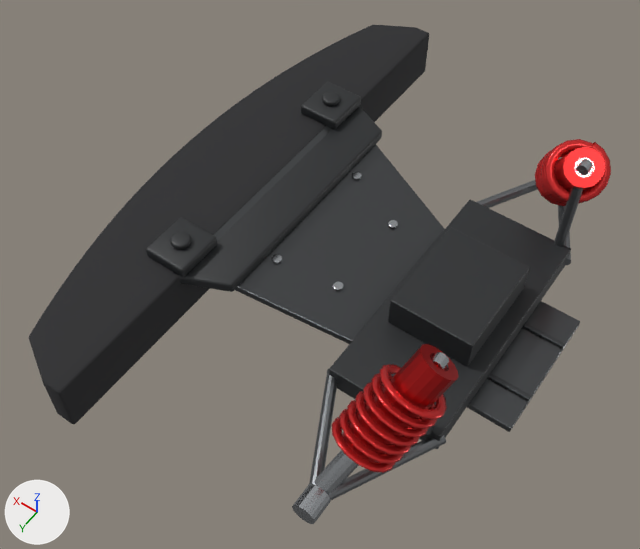
Renders of the Blender file blender/roboracer_front_axle.blend from each side of a commit.
The view is the same before and after, from a 50 mm camera at (-0.094, 0.247, 0.361) aimed at (0.062, 0.027, 0.016). Lighting does not change. The marker at lower left points along +X, +Y and +Z. The picture after the commit comes second.

Names of what the first picture shows: 'Front_Axle_Bulkhead_Skid', 'Front_Axle_Rubber_Bumper', 'Front_Axle_Suspension'.
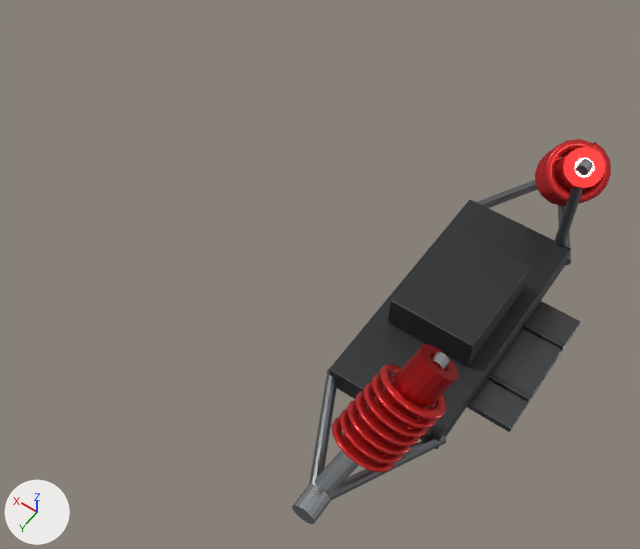
What differs and where, as boxes [x1, y1, x2, y2] in the pictures (640 x 549 px):
'Front_Axle_Rubber_Bumper', deleted (black): before [29, 25, 429, 424]
    faces in mat_bumper_rubber_black (black #242427): [29, 25, 429, 424]
    faces in mat_side_guard_black_polymer (black #242729): [146, 82, 382, 292]
'Front_Axle_Bulkhead_Skid', reshaped (31% narrower, 23% shorter): before [214, 126, 580, 449]; after [329, 199, 580, 449]
part 1 of me_front_axle_bulkhead_skid, deleted: before [352, 172, 362, 180]
part 2 of me_front_axle_bulkhead_skid, deleted: before [333, 281, 344, 291]
part 3 of me_front_axle_bulkhead_skid, deleted: before [388, 220, 398, 228]
part 4 of me_front_axle_bulkhead_skid, deleted: before [271, 254, 283, 264]
part 5 of me_front_axle_bulkhead_skid, deleted: before [214, 126, 445, 344]

What changed in the scene script:
```text
Change me_front_axle_bulkhead_skid:
    used by ob_front_axle_bulkhead_skid; parent = ob_roboracer_front_axle; location = (0.0, 0.0, 0.0)
    remove me_front_axle_bulkhead_skid.from_pydata(...)  # 144 vertices, 92 faces; spans x -0.052..0.113, y -0.068..0.068, z -0.008..0.03
    add me_front_axle_bulkhead_skid.from_pydata(...)  # 40 vertices, 30 faces; spans x -0.052..0.03, y -0.066..0.066, z -0.008..0.027
    me_front_axle_bulkhead_skid part 1: the loose piece of 24 vertices spanning x 0.08..0.086, y -0.038..-0.032, z 0.02..0.021 is deleted
    me_front_axle_bulkhead_skid part 2: the loose piece of 24 vertices spanning x 0.05..0.056, y 0.022..0.028, z 0.011..0.012 is deleted
    me_front_axle_bulkhead_skid part 3: the loose piece of 24 vertices spanning x 0.05..0.056, y -0.028..-0.022, z 0.011..0.012 is deleted
    me_front_axle_bulkhead_skid part 4: the loose piece of 24 vertices spanning x 0.08..0.086, y 0.032..0.038, z 0.02..0.021 is deleted
    me_front_axle_bulkhead_skid part 5: the loose piece of 8 vertices spanning x 0.008..0.113, y -0.068..0.068, z -0.008..0.03 is deleted
    remove me_front_axle_bulkhead_skid.materials.append(mat_frame_fasteners)  # grey #b3b6ba
Remove ob_front_axle_rubber_bumper:
    ob_front_axle_rubber_bumper = bpy.data.objects.new('Front_Axle_Rubber_Bumper', me_front_axle_rubber_bumper)
    ob_front_axle_rubber_bumper.parent = ob_roboracer_front_axle
    ob_front_axle_rubber_bumper.location = (0.0, 0.0, 0.0)
    _m = ob_front_axle_rubber_bumper.modifiers.new('Bevel', 'BEVEL')
    _m.width = 0.004
    _m.width_pct = 0.004
    _m.segments = 4
```
